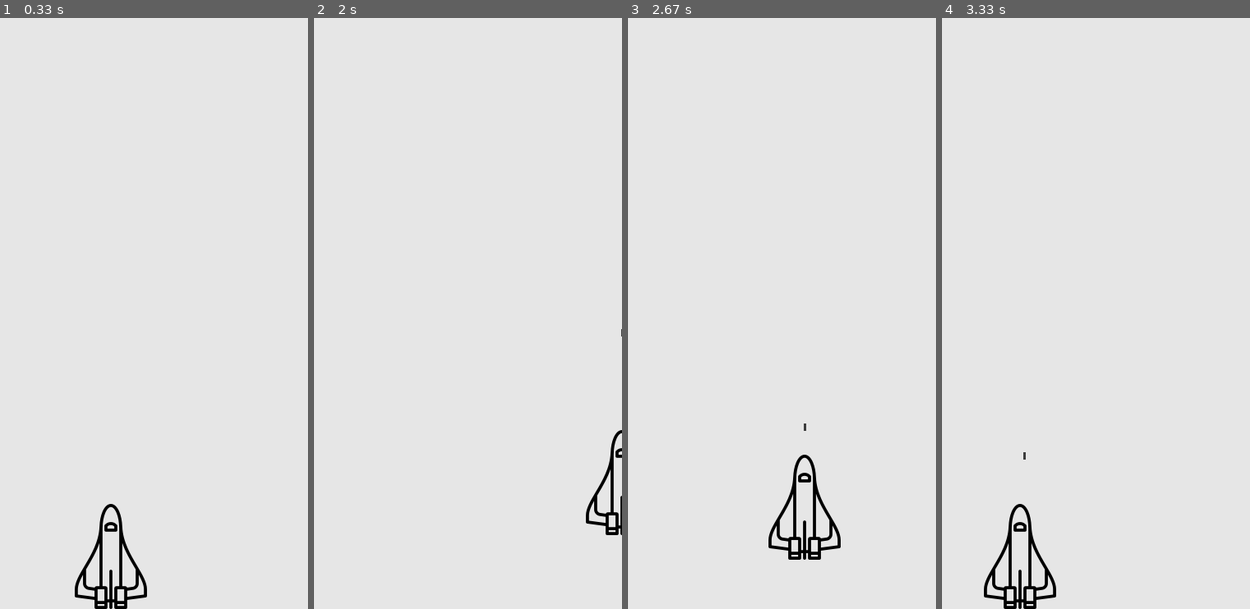
Above: before the commit, frames 1-4 (left to right).
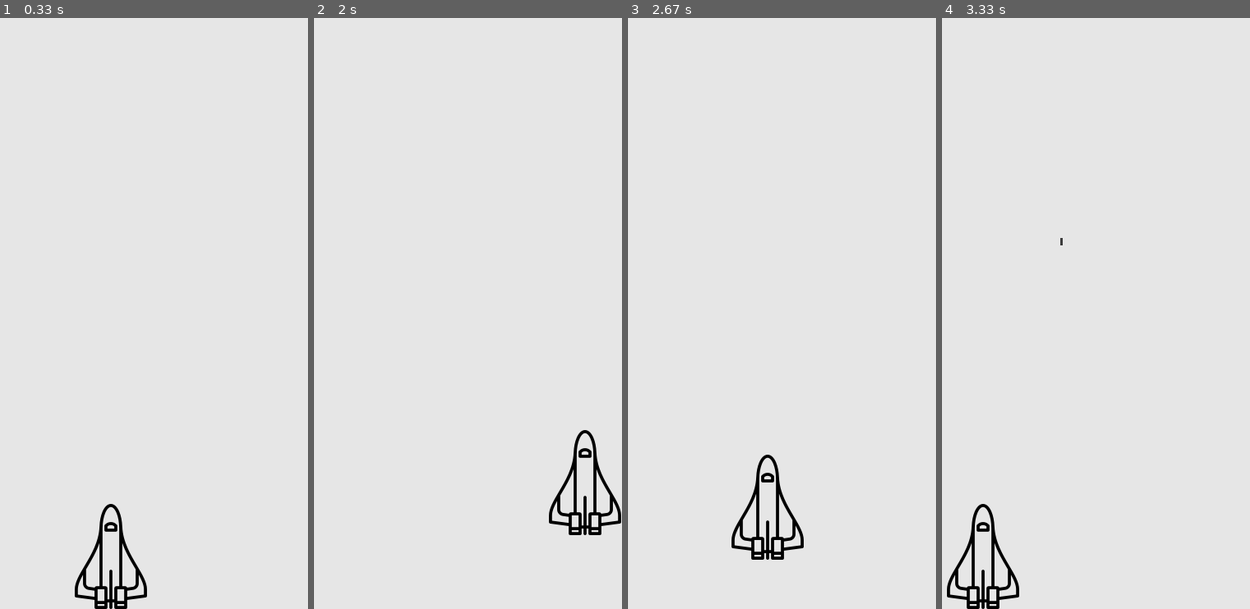
Above: after the commit, the same moments.

Repository: eldoranstars/pygame
Game: pygame game, started from alien.py
Same seed, same stepped clock (60 frames per second), same inputs: the game is played once before the commit and once after it.
Inputs:
- Up to frame 1 (0.33 s): no input
- Up to frame 2 (2 s): tap Space at 0.33, 0.73, 1.03, 1.23, 1.57, 1.87 s; hold Right 0.67-1.13 s; hold Up 1.17-1.47 s; hold Right 1.5-1.97 s
- Up to frame 3 (2.67 s): hold Left 2-2.53 s; tap Space at 2.07, 2.37, 2.63 s; hold Down from 2.57 s (still down)
- Up to frame 4 (3.33 s): release Down at 2.87 s; hold Left 2.9-3.3 s; tap Space at 2.97, 3.27 s

Frame 1 is identical in both runs. In frame 2, 1.4% of the frame differs, in the area x 76-100%, y 52-88%; in frame 3, 2.0%; in frame 4, 2.0%, in the area x 1-40%, y 37-100%.

Commit message:
refactoring

Diff:
--- a/alien.py
+++ b/alien.py
@@ -1,19 +1,17 @@
 import pygame
 import game_functions as gf
 from settings import Settings
+from screen import Screen
 from ship import Ship
 
-def run_game():
-    pygame.init()
-    pygame.display.set_caption("Alien Invasion")
-    ai_settings = Settings()
-    screen = pygame.display.set_mode((ai_settings.screen_width, ai_settings.screen_height), pygame.SCALED, vsync=1)
-    ship = Ship(screen)
-    bullets = []
+pygame.init()
+pygame.display.set_caption("Alien Invasion")
+settings = Settings()
+screen = Screen(settings)
+ship = Ship(screen)
+bullets = []
 
-    while True:
-        gf.check_events()
-        gf.check_keyboard(ai_settings, screen, ship, bullets)
-        gf.update_screen(ai_settings, screen, ship, bullets)
-
-run_game()
+while True:
+    gf.check_events()
+    gf.check_keyboard(settings, screen, ship, bullets)
+    gf.update_screen(settings, screen, ship, bullets)
--- a/bullet.py
+++ b/bullet.py
@@ -1,23 +1,23 @@
 import pygame
 
 class Bullet():
-    """Класс для управления пулями, выпущенными кораблем."""
-    def __init__(self, ai_settings, screen, ship):
-        """Создает объект пули в текущей позиции корабля."""
-        self.screen = screen
-        # Загрузка изображения корабля и получение прямоугольника.
-        self.image = pygame.Surface((ai_settings.bullet_width,ai_settings.bullet_height))
-        self.image.fill(ai_settings.bullet_color)
-        self.rect = self.image.get_rect()
-        # Каждая новая пуля появляется у верхнего края корабля.
+    def __init__(self, settings, screen, ship):
+        # Атрибуты класса
+        self.screen = screen.surface
+        self.speed_factor = settings.bullet_speed_factor
+        # Загрузка изображения и получение прямоугольника
+        self.surface = pygame.Surface((settings.bullet_width,settings.bullet_height))
+        self.surface.fill(settings.bullet_color)
+        self.rect = self.surface.get_rect()
+        # Получение изначальных координат изображения
         self.rect.centerx = ship.rect.centerx
-        self.rect.top = ship.rect.top - ai_settings.bullet_height * 2
-        self.speed_factor = ai_settings.bullet_speed_factor
+        self.rect.top = ship.rect.top - settings.bullet_height
+        self.start_position = self.rect.top
 
     def update(self):
-        """Перемещает пулю вверх по экрану."""
+        # Обновление координат изображения
         self.rect.y -= self.speed_factor
 
     def blitme(self):
-        """Вывод пули на экран."""
-        self.screen.blit(self.image, self.rect)
+        # Вывод изображения на экран
+        self.screen.blit(self.surface, self.rect)
--- a/game_functions.py
+++ b/game_functions.py
@@ -8,29 +8,30 @@
         if event.type == pygame.QUIT:
             sys.exit()
 
-def update_screen(ai_settings, screen, ship, bullets):
-    # Отображение последнего прорисованного экрана.
-    screen.fill(ai_settings.bg_color)
+def update_screen(settings, screen, ship, bullets):
+    # Вывод изображений на экран.
+    screen.blitme()
     ship.blitme()
     for bullet in bullets:
         bullet.blitme()
         bullet.update()
-        if bullet.rect.bottom <= 0:
+        if bullet.rect.bottom < (bullet.start_position - settings.screen_height):
             bullets.remove(bullet)
     pygame.display.update()
 
-def check_keyboard(ai_settings, screen, ship, bullets):
+def check_keyboard(settings, screen, ship, bullets):
+    # Отслеживание нажатий клавиатуры и мыши.
     key = pygame.key.get_pressed()
-    if key[pygame.K_RIGHT] == 1 and ship.rect.centerx < ai_settings.screen_width:
-        ship.rect.centerx += ai_settings.ship_speed_factor
-    if key[pygame.K_LEFT] == 1 and ship.rect.centerx > 0:
-        ship.rect.centerx -= ai_settings.ship_speed_factor
-    if key[pygame.K_UP] == 1 and ship.rect.centery > 0:
-        ship.rect.centery -= ai_settings.ship_speed_factor
-    if key[pygame.K_DOWN] == 1 and ship.rect.centery < ai_settings.screen_height:
-        ship.rect.centery += ai_settings.ship_speed_factor
     if key[pygame.K_ESCAPE] == 1:
         sys.exit()
-    if key[pygame.K_SPACE] == 1 and len(bullets) < ai_settings.bullets_allowed:
-       new_bullet = Bullet(ai_settings, screen, ship)
+    if key[pygame.K_RIGHT] == 1 and ship.rect.right < settings.screen_width:
+        ship.rect.centerx += settings.ship_speed_factor
+    if key[pygame.K_LEFT] == 1 and ship.rect.left > 0:
+        ship.rect.centerx -= settings.ship_speed_factor
+    if key[pygame.K_UP] == 1 and ship.rect.top > 0:
+        ship.rect.centery -= settings.ship_speed_factor
+    if key[pygame.K_DOWN] == 1 and ship.rect.bottom < settings.screen_height:
+        ship.rect.centery += settings.ship_speed_factor
+    if key[pygame.K_SPACE] == 1 and len(bullets) < settings.bullets_allowed:
+       new_bullet = Bullet(settings, screen, ship)
        bullets.append(new_bullet)
--- a/gamepad.py
+++ b/gamepad.py
@@ -50,7 +50,6 @@
 pygame.init()
 pygame.display.set_caption("My Game")
 screen = pygame.display.set_mode((SCREEN_WIDTH, SCREEN_HEIGHT), pygame.SCALED, vsync=1)
-clock = pygame.time.Clock()
 player1 = {'width' : 40, 'height' : 40, 'velocity' : 5, 'color' : BLUE, 'x' : 50, 'y' : 50}
 player2 = {'width' : 40, 'height' : 40, 'velocity' : 5, 'color' : BLACK, 'x' : 50, 'y' : 50}
 run = True
@@ -80,7 +79,7 @@
 
     pygame.display.update()
     # Limit frames per second.
-    # clock.tick(60)
+    # pygame.time.Clock().tick(60)
 
 # Close the window and quit.
 # If you forget this line, the program will 'hang' on exit if running from IDLE.
--- /dev/null
+++ b/screen.py
@@ -0,0 +1,14 @@
+import pygame
+
+class Screen():
+    def __init__(self, settings):
+        # Атрибуты класса
+        self.settings = settings
+        # Загрузка изображения и получение прямоугольника
+        self.surface = pygame.display.set_mode((settings.screen_width, settings.screen_height), pygame.SCALED, vsync=1)
+        self.surface.fill(settings.bg_color)
+        self.rect = self.surface.get_rect()
+
+    def blitme(self):
+        # Вывод изображения на экран
+        self.surface.fill(self.settings.bg_color)
--- a/settings.py
+++ b/settings.py
@@ -1,7 +1,5 @@
 class Settings():
-    """Класс для хранения всех настроек игры Alien Invasion."""
     def __init__(self):
-        """Инициализирует настройки игры."""
         # Параметры экрана
         self.screen_width = 480
         self.screen_height = 720
@@ -12,4 +10,4 @@
         self.bullets_allowed = 1
         self.bullet_width = 3
         self.bullet_height = 9
-        self.bullet_color = 60, 60, 60
+        self.bullet_color = (60, 60, 60)
--- a/ship.py
+++ b/ship.py
@@ -2,16 +2,15 @@
 
 class Ship():
     def __init__(self, screen):
-        """Инициализирует корабль и задает его начальную позицию."""
-        self.screen = screen
-        # Загрузка изображения корабля и получение прямоугольника.
-        self.image = pygame.image.load('images/ship.png')
-        self.rect = self.image.get_rect()
-        self.screen_rect = screen.get_rect()
-        # Каждый новый корабль появляется у нижнего края экрана.
-        self.rect.centerx = self.screen_rect.centerx
-        self.rect.bottom = self.screen_rect.bottom
+        # Атрибуты класса
+        self.screen = screen.surface
+        # Загрузка изображения и получение прямоугольника
+        self.surface = pygame.image.load('images/ship.png')
+        self.rect = self.surface.get_rect()
+        # Получение изначальных координат изображения
+        self.rect.centerx = screen.rect.centerx
+        self.rect.bottom = screen.rect.bottom
 
     def blitme(self):
-        """Рисует корабль в текущей позиции."""
-        self.screen.blit(self.image, self.rect)
+        # Вывод изображения на экран
+        self.screen.blit(self.surface, self.rect)
Not shown, changed: README.md
